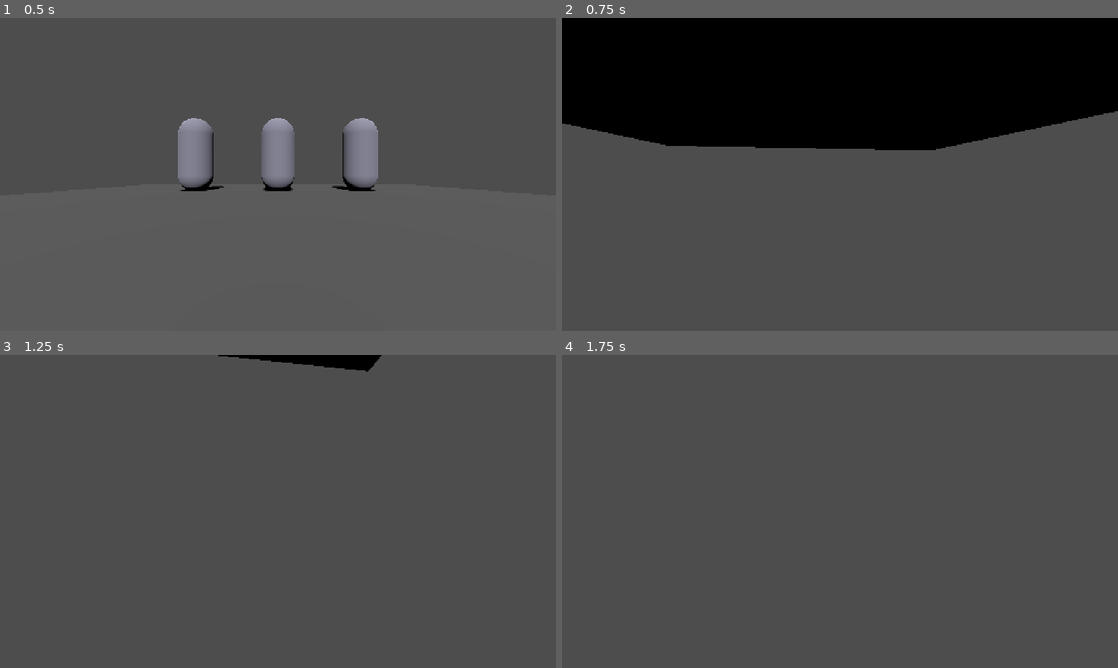
Above: before the commit, frames 1-4 (two rows, left to right).
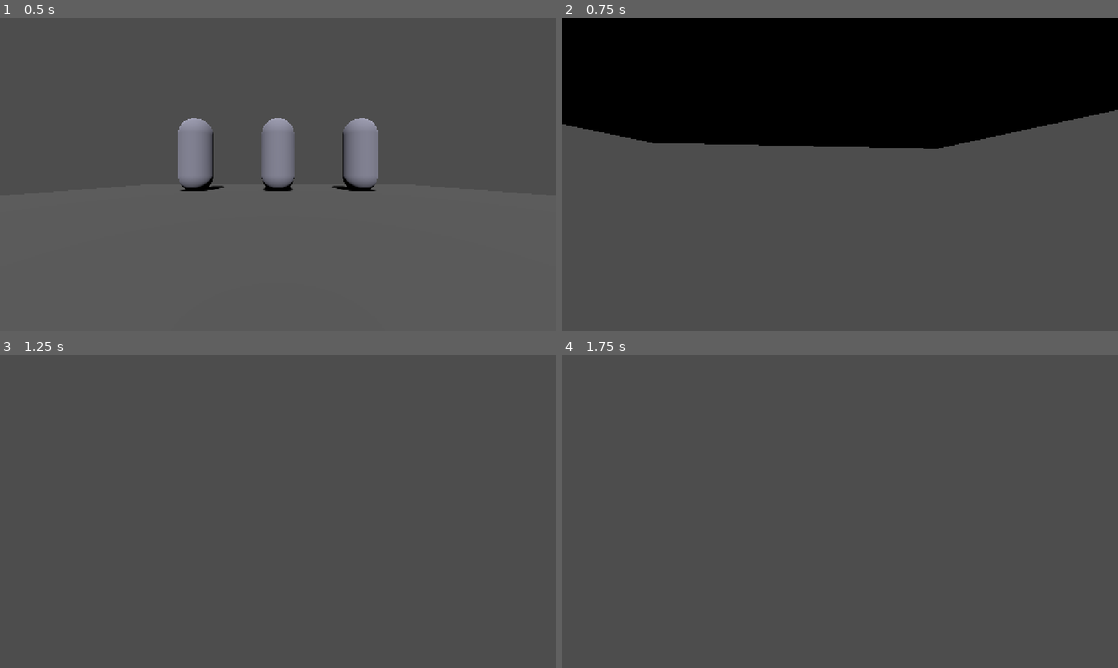
Above: after the commit, the same moments.

Repository: studioboredgames/Ward-9
Game: Godot game, scene res://scenes/main.tscn
Two runs of this game, one before a commit and one after it. Both use one fixed random seed, a clock stepped at 60 frames per second and the inputs below.
Inputs (mouse positions are in pixels of both pictures, inside the frame that each line leads up to):
- Up to frame 1 (0.5 s): no input
- Up to frame 2 (0.75 s): move the mouse to (867, 174) at 0.52 s; hold W (move_forward, bound only after the commit) from 0.53 s (still down)
- Up to frame 3 (1.25 s): keep holding W (move_forward, bound only after the commit)
- Up to frame 4 (1.75 s): keep holding W (move_forward, bound only after the commit); move the mouse to (812, 511) at 1.27 s

Frame 1 is identical in both runs. In frame 2, 0.5% of the frame differs, in the area x 0-100%, y 29-43%; in frame 3, 0.8%, in the area x 39-69%, y 0-6%; in frame 4, nothing differs.

Commit message:
fix: add missing input mappings for WASD movement

Diff:
--- a/project.godot
+++ b/project.godot
@@ -1,22 +1,10 @@
-; Engine configuration file.
-; It's best edited using the editor UI and not directly,
-; since the parameters that go here are not all obvious.
-;
-; Format:
-;   [section] ; section goes between []
-;   param=value ; assign values to parameters
-
 config_version=5
-
-[animation]
-
-compatibility/default_parent_skeleton_in_mesh_instance_3d=true
 
 [application]
 
 config/name="Ward 9"
 run/main_scene="res://scenes/main.tscn"
-config/features=PackedStringArray("4.6", "Forward Plus")
+config/features=PackedStringArray("4.2", "Forward Plus")
 
 [display]
 
@@ -24,10 +12,34 @@
 window/size/viewport_height=720
 window/stretch/mode="canvas_items"
 
+[input]
+
+move_left={
+"deadzone": 0.5,
+"events": [Object(InputEventKey,"resource_local_to_scene":false,"resource_name":"","device":-1,"window_id":0,"alt_pressed":false,"shift_pressed":false,"ctrl_pressed":false,"meta_pressed":false,"pressed":false,"keycode":0,"physical_keycode":65,"key_label":0,"unicode":97,"echo":false,"script":null)
+]
+}
+move_right={
+"deadzone": 0.5,
+"events": [Object(InputEventKey,"resource_local_to_scene":false,"resource_name":"","device":-1,"window_id":0,"alt_pressed":false,"shift_pressed":false,"ctrl_pressed":false,"meta_pressed":false,"pressed":false,"keycode":0,"physical_keycode":68,"key_label":0,"unicode":100,"echo":false,"script":null)
+]
+}
+move_forward={
+"deadzone": 0.5,
+"events": [Object(InputEventKey,"resource_local_to_scene":false,"resource_name":"","device":-1,"window_id":0,"alt_pressed":false,"shift_pressed":false,"ctrl_pressed":false,"meta_pressed":false,"pressed":false,"keycode":0,"physical_keycode":87,"key_label":0,"unicode":119,"echo":false,"script":null)
+]
+}
+move_back={
+"deadzone": 0.5,
+"events": [Object(InputEventKey,"resource_local_to_scene":false,"resource_name":"","device":-1,"window_id":0,"alt_pressed":false,"shift_pressed":false,"ctrl_pressed":false,"meta_pressed":false,"pressed":false,"keycode":0,"physical_keycode":83,"key_label":0,"unicode":115,"echo":false,"script":null)
+]
+}
+
 [layer_names]
 
 3d_physics/layer_3="Patients"
 
 [rendering]
 
+renderer/rendering_method="forward_plus"
 textures/vram_compression/import_etc2_astc=true
